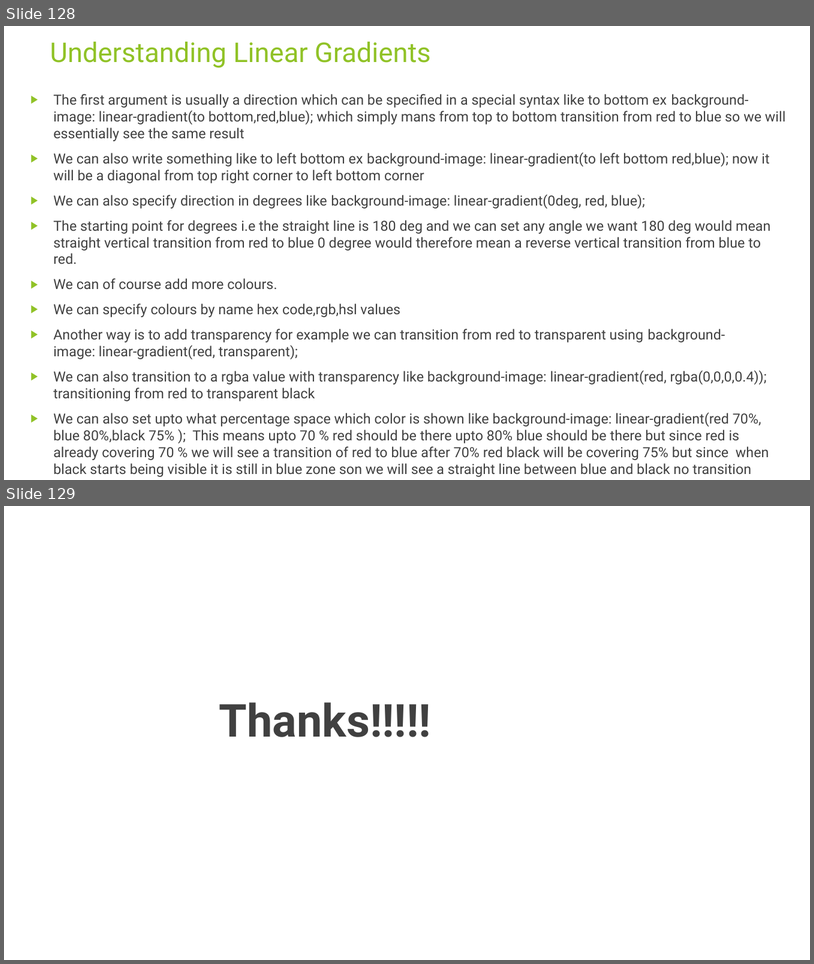
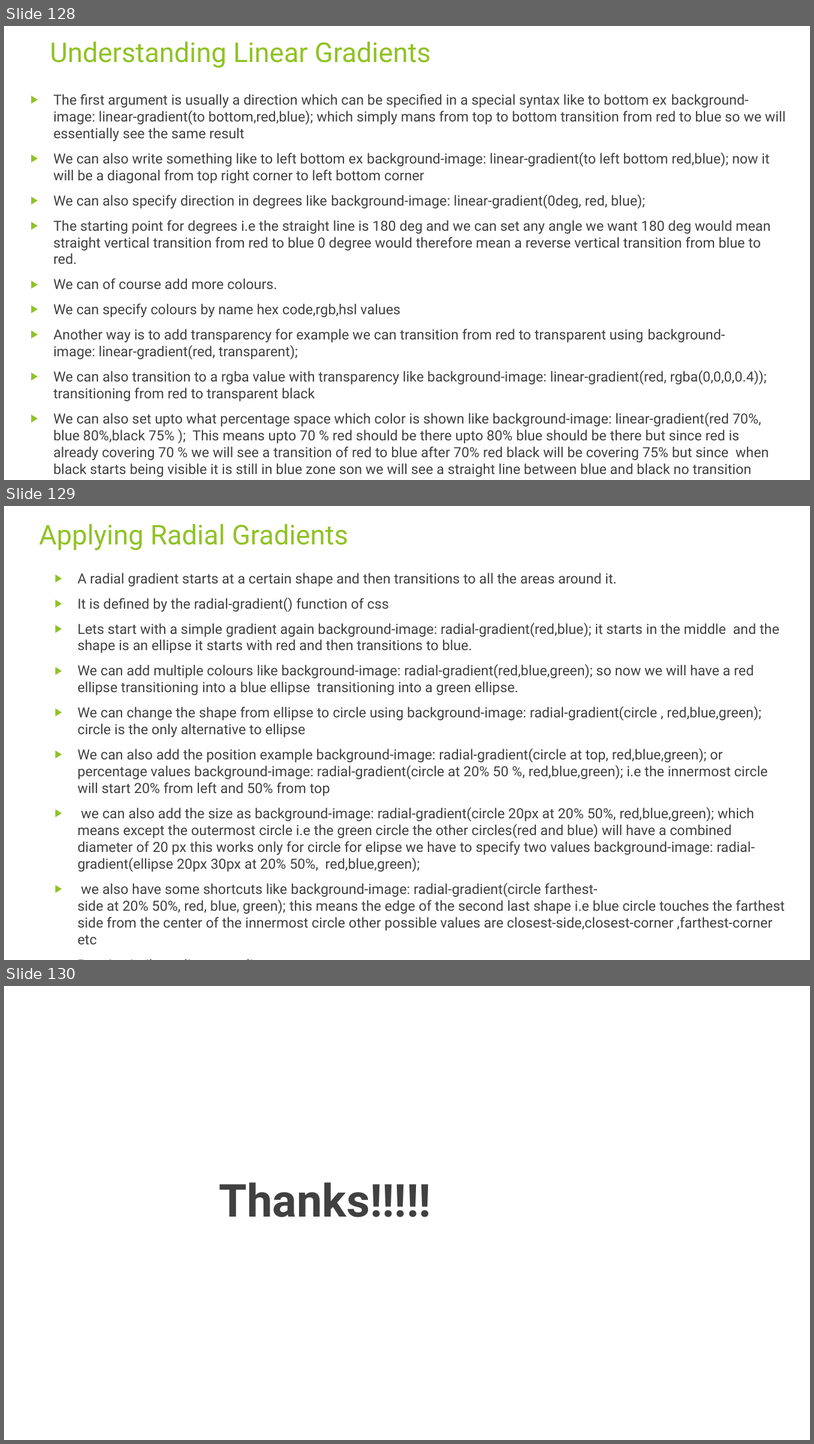
Before and after one commit to rudhrainfogain/CSS, a slide deck: PPT/Css-v7.pptx. Shown one above the other, each under a label of ours: slides 128 and 129 before the commit, slides 128, 129 and 130 after it. The pictures are 814x964 and 814x1444 pixels, drawn with LibreOffice and Linux fonts; fonts in the diff are those of the drawing. Boxes give left, top, right and bottom in pixels: in the first picture for what was removed or moved away, otherwise in the second. Text is boxed around its words. In the diff, an @@ line names an element or a change of style, - is before the commit and + after.

Commit message:
radialGradient

```diff
--- a/PPT/Css-v7.pptx
+++ b/PPT/Css-v7.pptx
@@ slide 129 added at (4, 506, 810, 960), background #FFFFFF @@
@@ title added at (39, 524, 348, 550), 32.4 pt, text #90C226 @@
+Applying Radial Gradients
@@ text added at (78, 573, 785, 929), 16.6 pt, text #404040 @@
+▶ A radial gradient starts at a certain shape and then transitions to all the areas around it.
+▶ It is defined by the radial-gradient() function of css
+▶ Lets start with a simple gradient again background-image: radial-gradient(red,blue); it starts in the middle and the shape is an ellipse it starts with red and then transitions to blue.
+▶ We can add multiple colours like background-image: radial-gradient(red,blue,green); so now we will have a red ellipse transitioning into a blue ellipse transitioning into a green ellipse.
+▶ We can change the shape from ellipse to circle using background-image: radial-gradient(circle , red,blue,green); circle is the only alternative to ellipse
+▶ We can also add the position example background-image: radial-gradient(circle at top, red,blue,green); or percentage values background-image: radial-gradient(circle at 20% 50 %, red,blue,green); i.e the innermost circle will start 20% from left and 50% from top
+▶ we can also add the size as background-image: radial-gradient(circle 20px at 20% 50%, red,blue,green); which means except the outermost circle i.e the green circle the other circles(red and blue) will have a combined diameter of 20 px this works only for circle for elipse we have to specify two values background-image: radial-gradient(ellipse 20px 30px at 20% 50%, red,blue,green);
+▶ we also have some shortcuts like background-image: radial-gradient(circle farthest-side at 20% 50%, red, blue, green); this means the edge of the second last shape i.e blue circle touches the farthest side from the center of the innermost circle other possible values are closest-side,closest-corner ,farthest-corner etc
+▶ Rest is similar to linear gradient.
@@ what was slide 129 is now slide 130 @@
```
Also in this commit, not shown: 1 other file.
